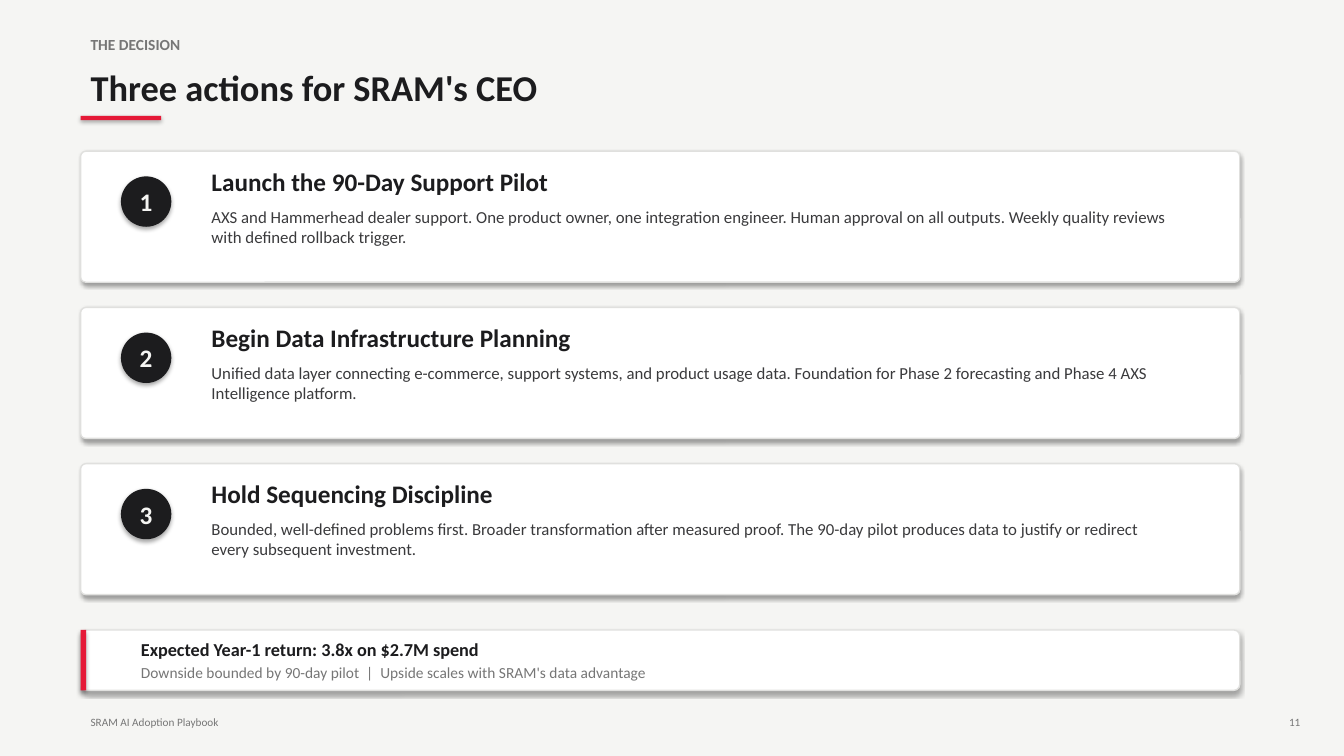
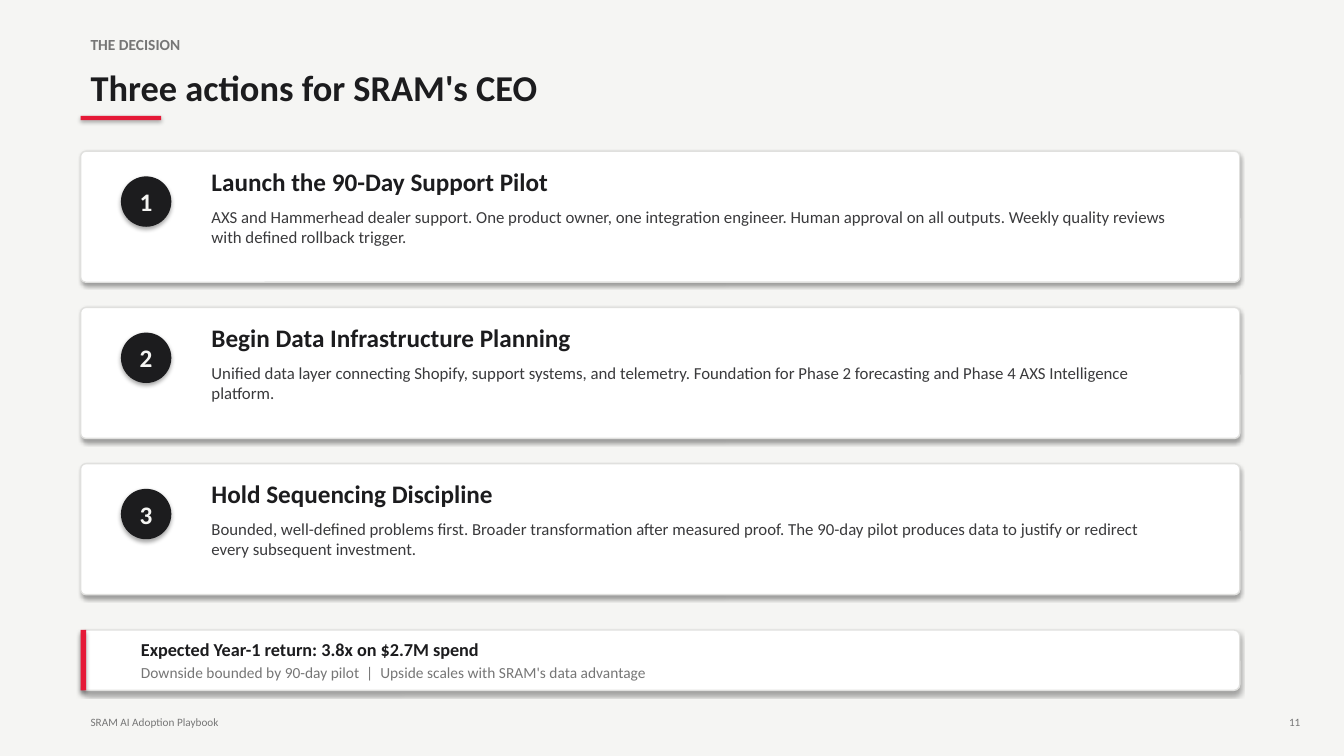
Before and after one commit to ewkreienberg/sram-ai-playbook, a slide deck: slide 24 of deliverables/SRAM_AI_Adoption_Playbook.pptx. Drawn at 1344x756 pixels with LibreOffice and Linux fonts; fonts in the diff are those of the drawing. Boxes give left, top, right and bottom in pixels: in the first picture for what was removed or moved away, otherwise in the second. Text is boxed around its words. In the diff, an @@ line names an element or a change of style, - is before the commit and + after.

Commit message:
Restore specificity, keep only targeted accessibility fixes
Reverted most jargon simplifications. Kept: Shimano tagged as
largest competitor, clipless changed to clip-in, cockpit description
clarified, AXS ecosystem bar explains wireless data sharing.
Restored OEM, DTC, CRM, SLA, CSAT, Zendesk, Kendra, Bedrock,
Shopify, SageMaker, and other specific terms.

```diff
--- a/deliverables/SRAM_AI_Adoption_Playbook.pptx
+++ b/deliverables/SRAM_AI_Adoption_Playbook.pptx
@@ text at box(211, 367, 1128, 402): text changed @@
-Unified data layer connecting e-commerce, support systems, and product usage data. Foundation for Phase 2 forecasting and Phase 4 AXS Intelligence platform.
+Unified data layer connecting Shopify, support systems, and telemetry. Foundation for Phase 2 forecasting and Phase 4 AXS Intelligence platform.
```
Also in this commit, not shown: 22 other slides changed, 1 other file.
